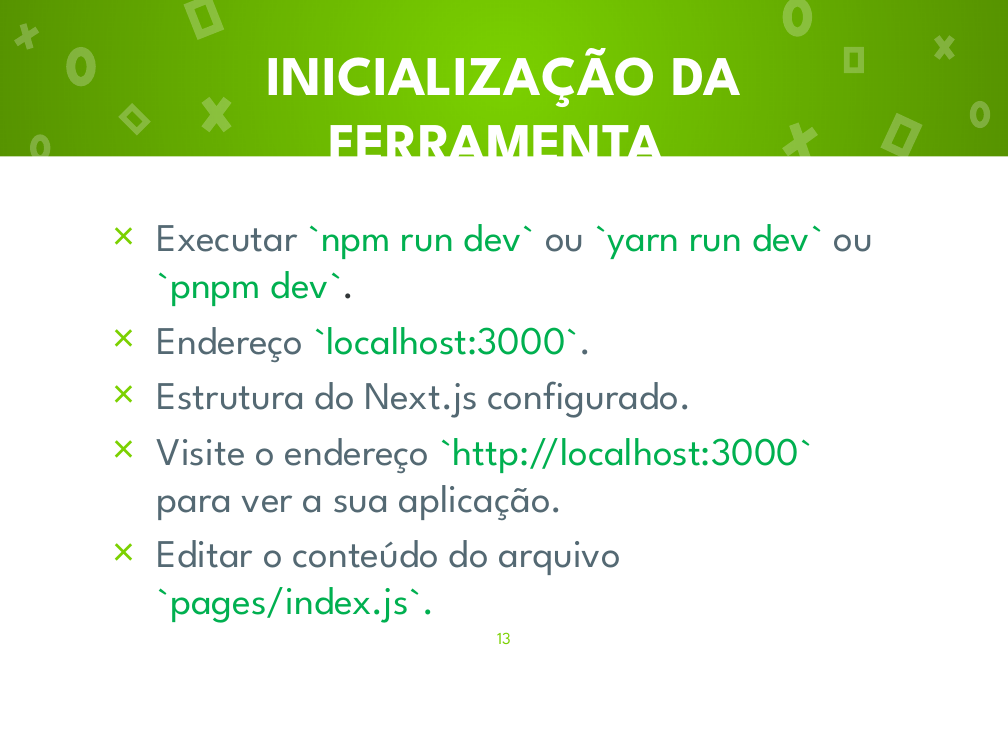
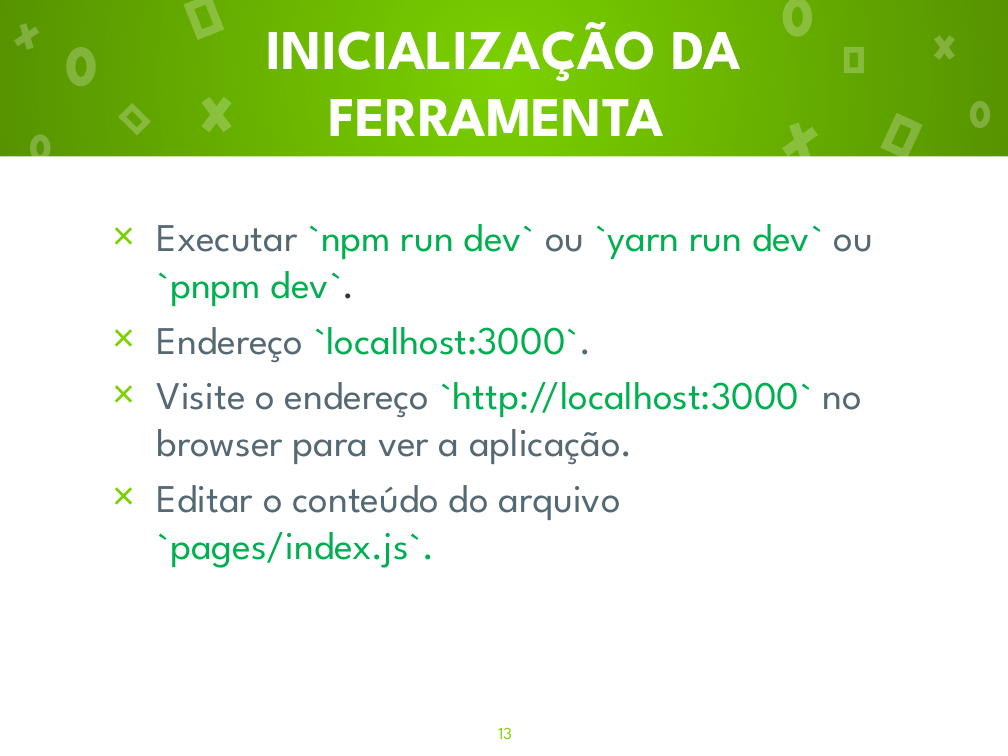
Before and after one commit to C4PISTRANO/DW2A4, a slide deck: slide 13 of Tecnologia Javascript/NextJs.pptx. Drawn at 1008x756 pixels with LibreOffice and Linux fonts; fonts in the diff are those of the drawing. Boxes give left, top, right and bottom in pixels: in the first picture for what was removed or moved away, otherwise in the second. Text is boxed around its words. In the diff, an @@ line names an element or a change of style, - is before the commit and + after.

```diff
--- a/Tecnologia Javascript/NextJs.pptx
+++ b/Tecnologia Javascript/NextJs.pptx
@@ title "INICIALIZAÇÃO DA FERRAMENTA" rewrapped from (267, 48, 741, 157) to (267, 22, 741, 136) @@
@@ text at (157, 382, 862, 465): text changed @@
-× Estrutura do Next.js configurado.
-× Visite o endereço `http://localhost:3000` para ver a sua aplicação.
+× Visite o endereço `http://localhost:3000` no browser para ver a aplicação.
@@ page number: place and size @@
-page number at (497, 632, 511, 644)
+page number at (498, 727, 512, 739)
```
Also in this commit, not shown: 9 other slides changed, 3 slides added, 1 slide removed, 5 other files.
